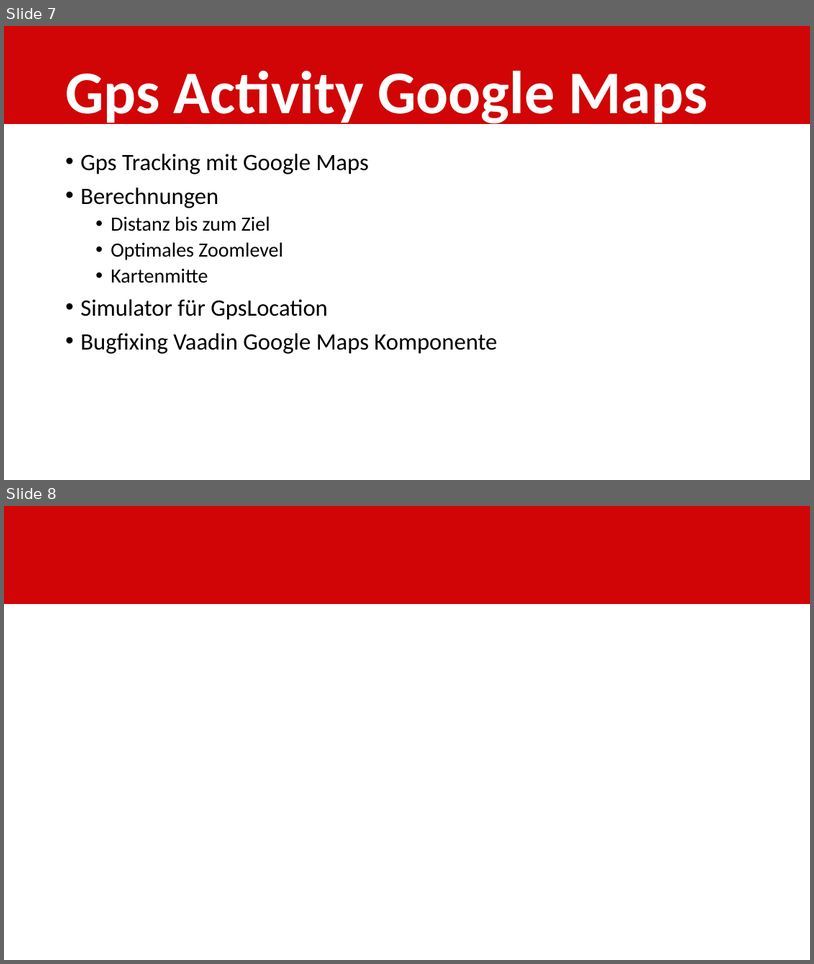
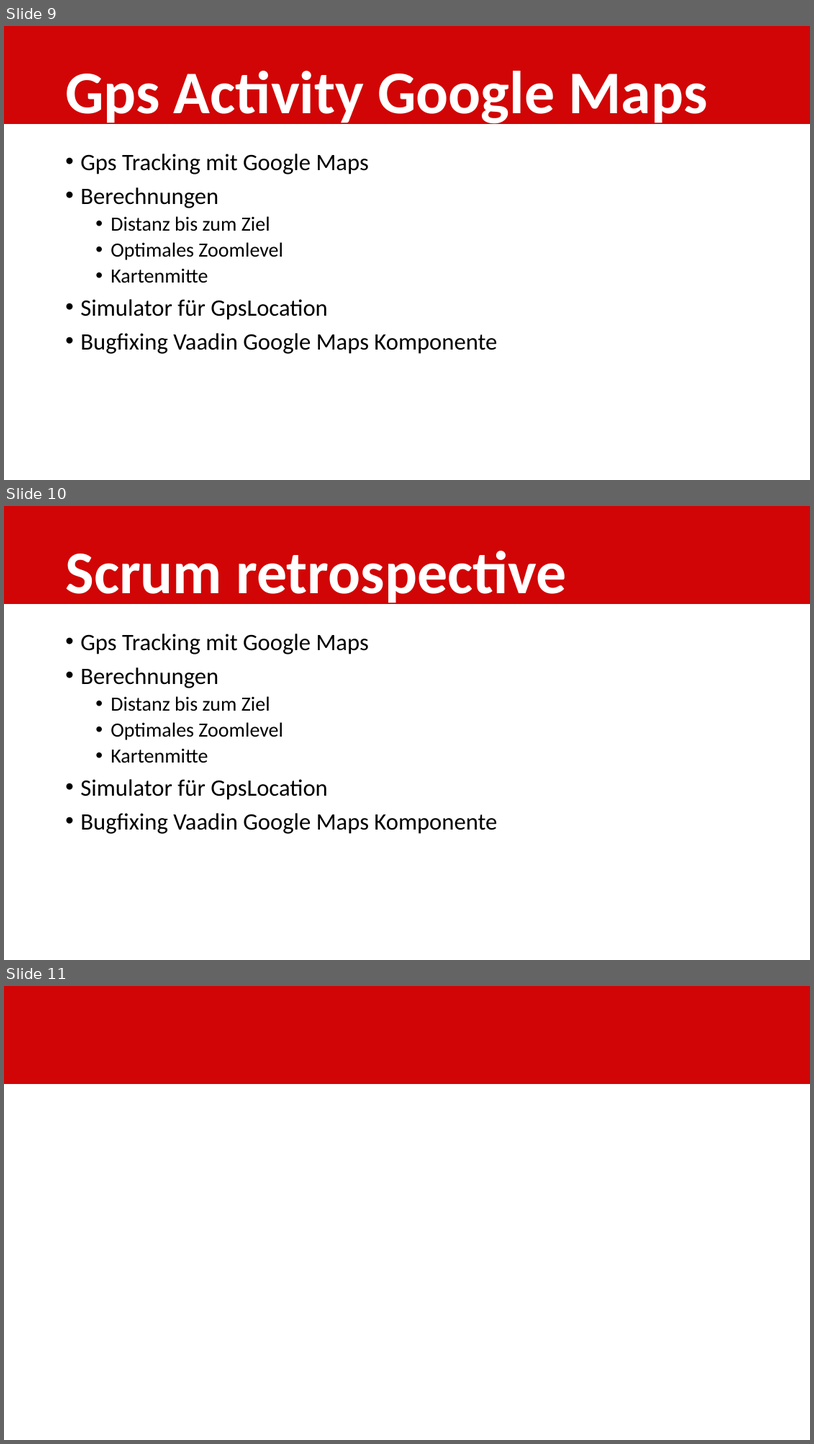
Before and after one commit to shylux/ch.bfh.bti7081.s2015.rot, a slide deck: doc/task14/Schlusspräsentation.pptx. Shown one above the other, each under a label of ours: slides 7 and 8 before the commit, slides 9, 10 and 11 after it. The pictures are 814x964 and 814x1444 pixels, drawn with LibreOffice and Linux fonts; fonts in the diff are those of the drawing; background and template pictures are left out. Boxes give left, top, right and bottom in pixels: in the first picture for what was removed or moved away, otherwise in the second. Text is boxed around its words. In the diff, an @@ line names an element or a change of style, - is before the commit and + after.

```diff
--- a/doc/task14/Schlusspräsentation.pptx
+++ b/doc/task14/Schlusspräsentation.pptx
@@ slide 10 added at box(4, 506, 810, 960), background #FFFFFF @@
@@ rectangle added at box(4, 506, 810, 604), fill #D10505 @@
@@ title added at box(65, 551, 567, 608), 72 pt, text #FFFFFF, bold @@
+Scrum retrospective
@@ text added at box(80, 633, 497, 834), 28 pt, text #000000 @@
+• Gps Tracking mit Google Maps
+• Berechnungen
+  • Distanz bis zum Ziel
+  • Optimales Zoomlevel
+  • Kartenmitte
+• Simulator für GpsLocation
+• Bugfixing Vaadin Google Maps Komponente
@@ what was slide 7 is now slide 9 @@
@@ what was slide 8 is now slide 11 @@
```
Also in this commit, not shown: 1 slide changed, 2 other slides added, 1 other file.
